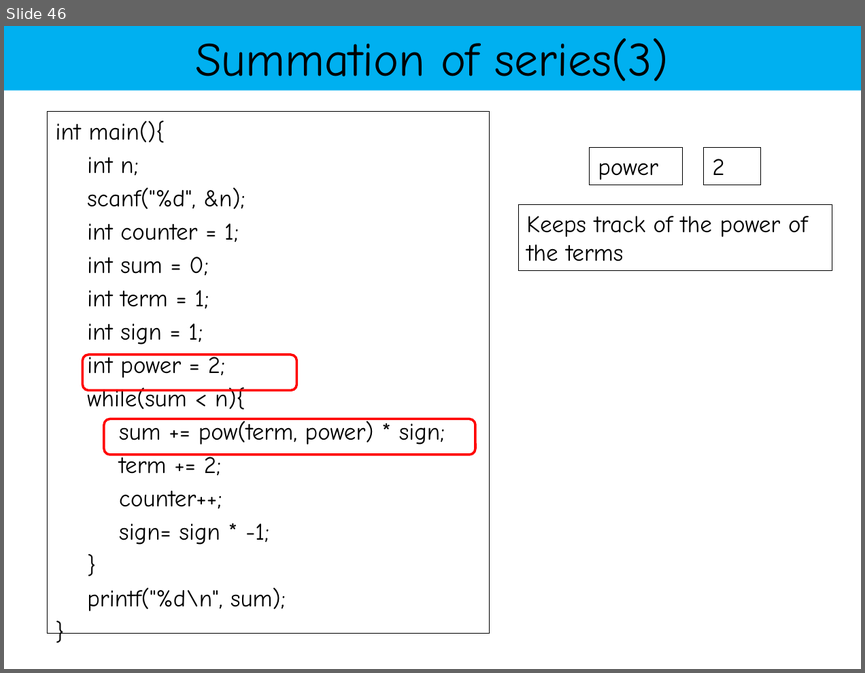
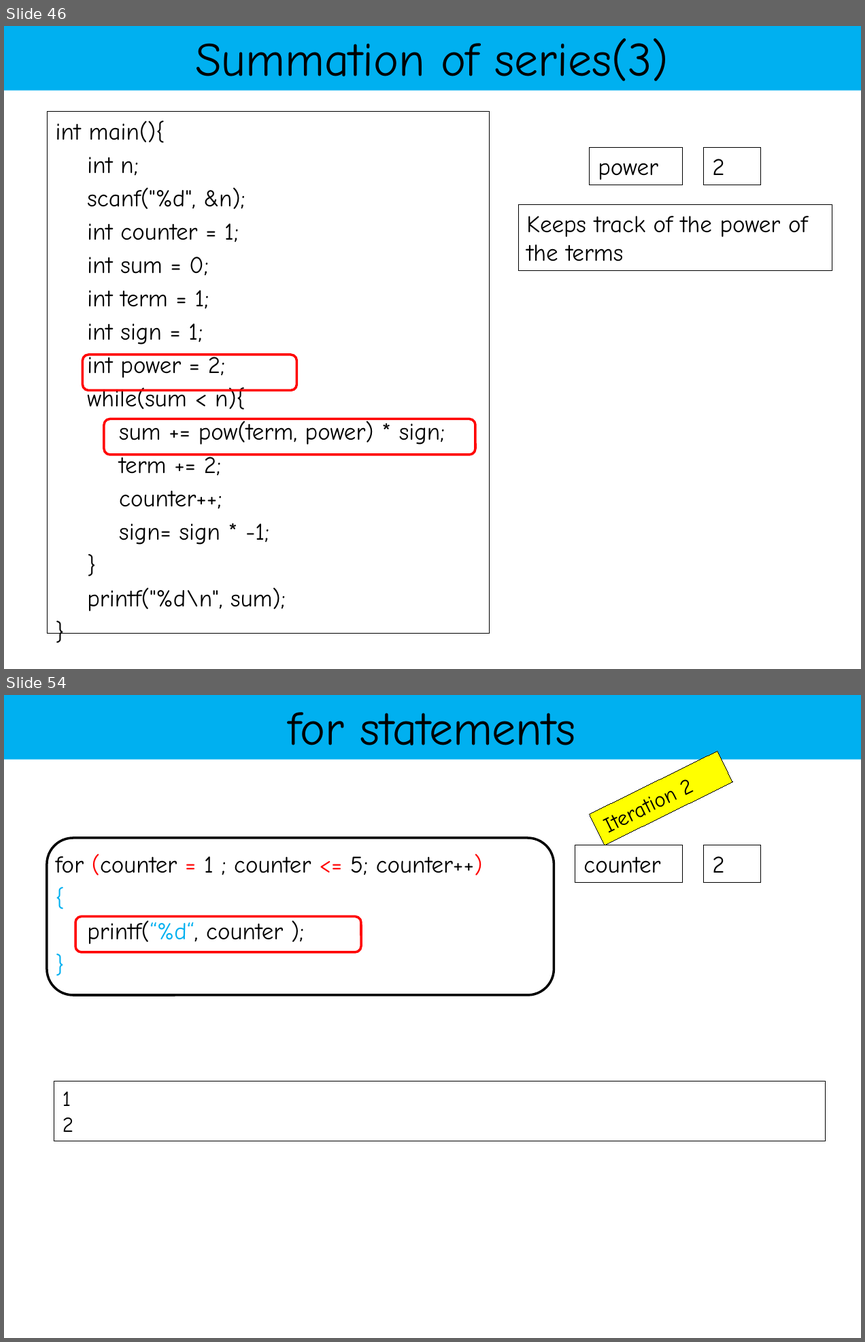
Before and after one commit to YeasirRayhanPrince/yeasirrayhanprince.github.io, a slide deck: cse103/slides/loops.pptx. Shown one above the other, each under a label of ours: slide 46 before the commit, slides 46 and 54 after it; the slides between them are not shown. The pictures are 865x673 and 865x1342 pixels, drawn with LibreOffice and Linux fonts; fonts in the diff are those of the drawing. Boxes give left, top, right and bottom in pixels: in the first picture for what was removed or moved away, otherwise in the second. Text is boxed around its words. In the diff, an @@ line names an element or a change of style, - is before the commit and + after.

```diff
--- a/cse103/slides/loops.pptx
+++ b/cse103/slides/loops.pptx
@@ slide 54 added at (x1=4, y1=695, x2=861, y2=1338), background #FFFFFF @@
@@ rectangle added at (x1=4, y1=695, x2=861, y2=759), fill #00B0F0, 40 pt, text #000000 @@
+for statements
@@ rectangle added at (x1=589, y1=751, x2=732, y2=845), fill #FFFF00, outline #000000 0.75 pt, 18 pt, text #000000 @@
+Iteration 2
@@ rounded rectangle added at (x1=47, y1=838, x2=554, y2=995), outline #000000 2 pt @@
@@ text added at (x1=56, y1=853, x2=483, y2=944), 20 pt, text #000000 @@
+for (counter = 1 ; counter <= 5; counter++)
+{
+printf(“%d“, counter );
+}
@@ rectangle added at (x1=575, y1=845, x2=683, y2=883), outline #000000 0.75 pt, 20 pt, text #000000 @@
+counter
@@ rectangle added at (x1=704, y1=845, x2=762, y2=883), outline #000000 0.75 pt, 20 pt, text #000000 @@
+2
@@ rounded rectangle added at (x1=75, y1=916, x2=360, y2=952), outline #FF0000 2 pt @@
@@ rectangle added at (x1=54, y1=1081, x2=825, y2=1141), outline #000000 0.75 pt, 18 pt, text #000000 @@
+1
+2
```
Also in this commit, not shown: 1 slide changed, 10 other slides added, 1 other file.
